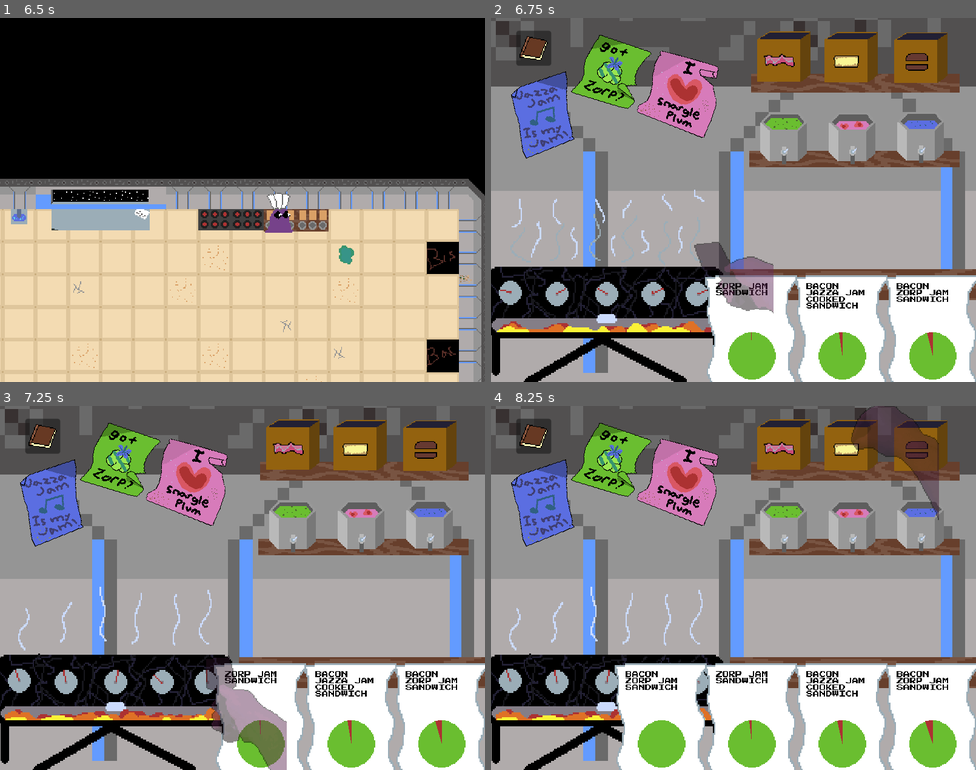
Above: before the commit, frames 1-4 (two rows, left to right).
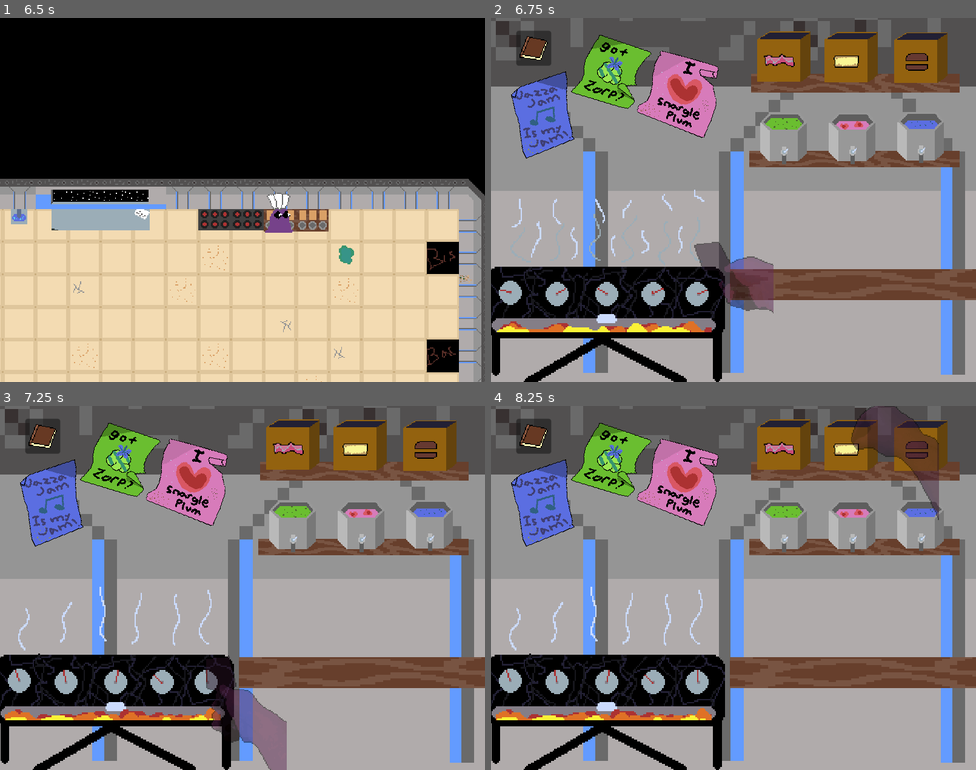
Above: after the commit, the same moments.

Repository: lganic/IEEE-GameJam-2026
Game: Godot game, scene res://scenes/base.tscn
Same seed, same stepped clock (60 frames per second), same inputs: the game is played once before the commit and once after it.
Inputs (mouse positions are in pixels of both pictures, inside the frame that each line leads up to):
- Up to frame 1 (6.5 s): move the mouse to (218, 272) at 0.52 s; hold W (move_up) 0.53-2.03 s; tap E (interact) every 0.75 s from 0.6 to 5.85 s; click (218, 272) at 0.67 s; tap Enter at 1.25 s; move the mouse to (388, 254) at 1.27 s; click (388, 254) at 1.42 s; move the mouse to (97, 145) at 2.02 s; hold A (move_left) 2.03-3.53 s; click (97, 145) at 2.17 s; tap Space at 2.75 s; move the mouse to (266, 200) at 2.77 s; click (266, 200) at 2.92 s; move the mouse to (169, 109) at 3.52 s; hold S (move_down) 3.53-4.28 s; click (169, 109) at 3.67 s; move the mouse to (349, 181) at 4.27 s; hold D (move_right) 4.28-5.03 s; click (349, 181) at 4.42 s; move the mouse to (145, 218) at 5.02 s; hold W (move_up) 5.03-5.78 s; click (145, 218) at 5.17 s; move the mouse to (291, 119) at 5.77 s; hold D (move_right) from 5.78 s (still down); click (291, 119) at 5.92 s
- Up to frame 2 (6.75 s): keep holding D (move_right); move the mouse to (709, 272) at 6.52 s; tap E (interact) at 6.6 s; click (709, 272) at 6.67 s
- Up to frame 3 (7.25 s): keep holding D (move_right)
- Up to frame 4 (8.25 s): move the mouse to (782, 446) at 7.27 s; tap E (interact) at 7.35, 8.1 s; click (782, 446) at 7.42 s; move the mouse to (849, 446) at 8.02 s; release D (move_right) at 8.03 s; hold S (move_down) from 8.03 s (still down); click (849, 446) at 8.17 s

Frame 1 is identical in both runs. In frame 2, 14% of the frame differs, in the area x 44-100%, y 70-100%; in frame 3, 14%; in frame 4, 19%, in the area x 25-100%, y 70-100%.

Commit message:
made ordering actually make a order for you to do

Diff:
--- a/scenes/base.tscn
+++ b/scenes/base.tscn
@@ -92,6 +92,7 @@
 
 [node name="OrderingStationHandler" parent="." unique_id=1017296139 instance=ExtResource("5_xvvcp")]
 position = Vector2(594, -654)
+receipt_manager_path = NodePath("../Node2D2/Control/OrderManager")
 
 [node name="GameManager" type="Node2D" parent="." unique_id=1733052560]
 script = ExtResource("6_xvvcp")
--- a/scenes/ordering_station.gd
+++ b/scenes/ordering_station.gd
@@ -8,6 +8,9 @@
 
 @export var speech_bubble_scene: PackedScene
 @export var speech_bubble_spawn_offset: Vector2 = Vector2(-280, 50)
+
+@export var receipt_manager_path: NodePath
+@onready var receipt_manager = get_node(receipt_manager_path)
 
 var current_customer: int = 0
 var current_order_key: String = ""
@@ -121,5 +124,7 @@
 
 	remove_customer()
 
+	receipt_manager.add_order(current_order_key)
+
 func _on_intro_cinematic_anim_animation_finished(anim_name: StringName) -> void:
 	spawn_customer("Glorp")
--- a/scripts/hand_cursor.gd
+++ b/scripts/hand_cursor.gd
@@ -13,8 +13,6 @@
 	var world_mouse_pos = get_viewport().get_camera_2d().get_global_mouse_position()
 
 	var target_position = screen_mouse_pos + local_offset
-
-	print(world_mouse_pos)
 
 	if world_mouse_pos.x < -231 or world_mouse_pos.x > 95 or world_mouse_pos.y < -127 or world_mouse_pos.y > 130:
 		target_position = Vector2(-10000,0)
--- a/scripts/order_manager.gd
+++ b/scripts/order_manager.gd
@@ -26,14 +26,6 @@
 	"sand-bacon-zorp-cooked": "BACON\nZORP JAM\nCOOKED\nSANDWICH",
 	"sand-bacon-snargle-cooked": "BACON\nSNARGLE JAM\nCOOKED\nSANDWICH",
 }
-
-func _ready():
-	var timer = Timer.new()
-	timer.wait_time = 2
-	timer.autostart = true
-	timer.one_shot = false
-	timer.timeout.connect(spawn_random_order)
-	add_child(timer)
 
 func add_order(item_id: String) -> void:
 	var order = {
